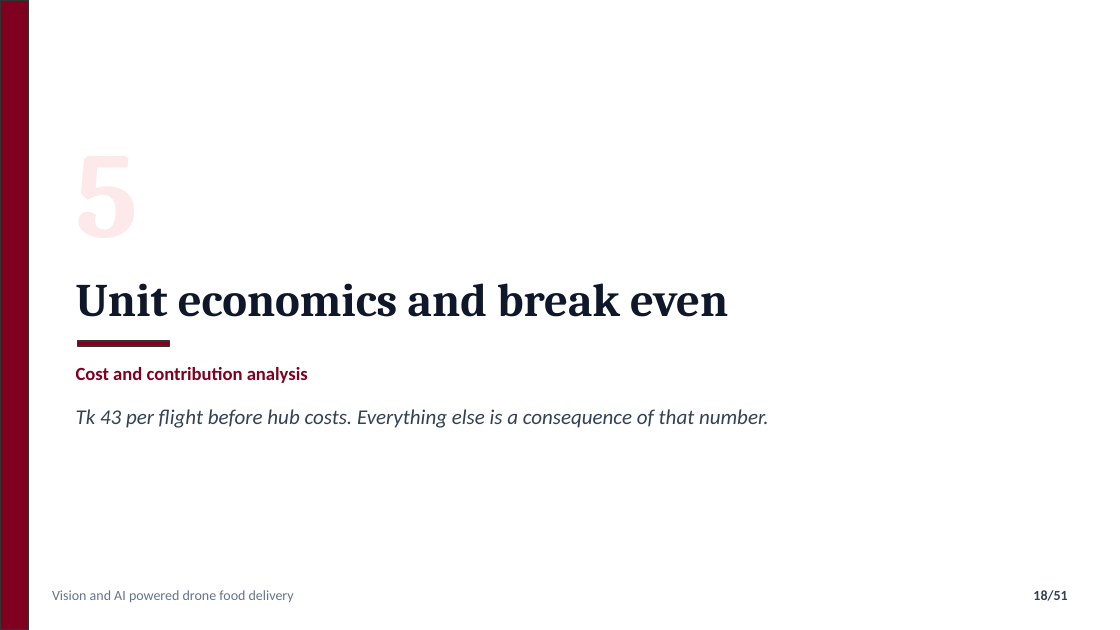
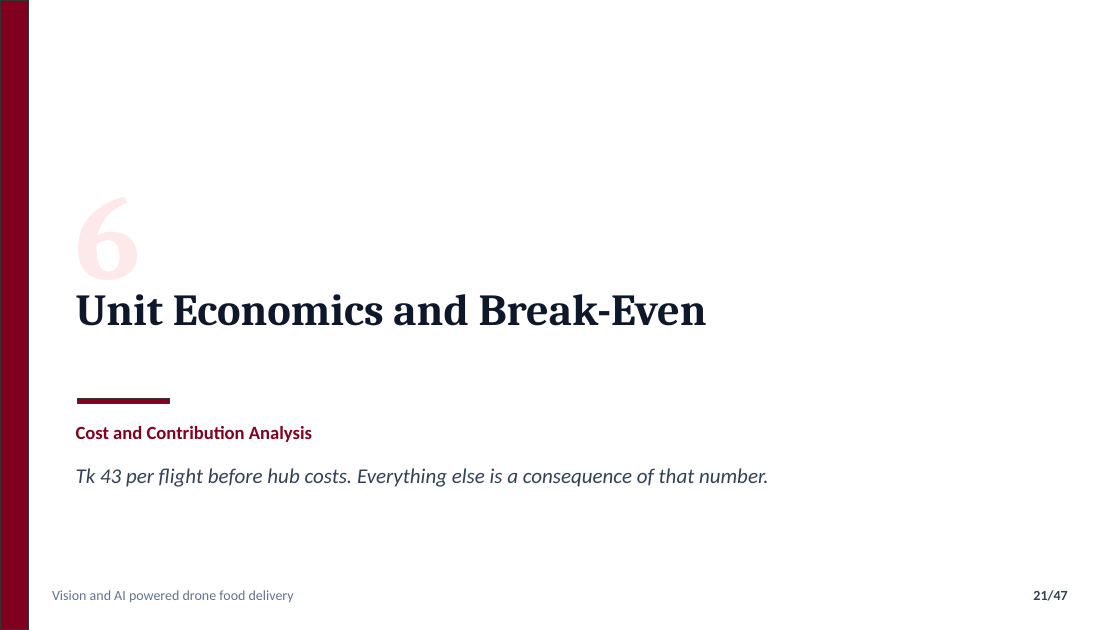
Before and after one commit to nafiskabbo/presentation-hum, a slide deck: slide 21 of output/AeroSetu_Group_Presentation-v1.pptx (slide 18 before the commit). Drawn at 1120x630 pixels with LibreOffice and Linux fonts; fonts in the diff are those of the drawing. Boxes give left, top, right and bottom in pixels: in the first picture for what was removed or moved away, otherwise in the second. Text is boxed around its words. In the diff, an @@ line names an element or a change of style, - is before the commit and + after.

```diff
--- a/output/AeroSetu_Group_Presentation-v1.pptx
+++ b/output/AeroSetu_Group_Presentation-v1.pptx
@@ text at [76,294,707,326]: text changed; size 40 to 38 pt @@
-Unit economics and break even
+Unit Economics and Break-Even
@@ text "Unit Economics and Break-Even" at [76,294,707,326]: vertical alignment middle to top @@
@@ text added at [76,294,141,305], 104 pt, text #FDE8EA, bold @@
+6
@@ rectangle: place and size @@
-rectangle at [77,341,170,346]
+rectangle at [77,398,170,403]
@@ text at [76,426,312,442]: text changed @@
-Cost and contribution analysis
+Cost and Contribution Analysis
@@ text "Tk 43 per flight before ...": place and size @@
-text "Tk 43 per flight before ..." at [76,409,769,428]
+text "Tk 43 per flight before ..." at [76,468,769,487]
@@ page number at [1033,590,1067,601]: text changed @@
-18/51
+21/47
```
Also in this commit, not shown: 44 other slides changed, 1 slide added, 5 slides removed, 3 other files.
